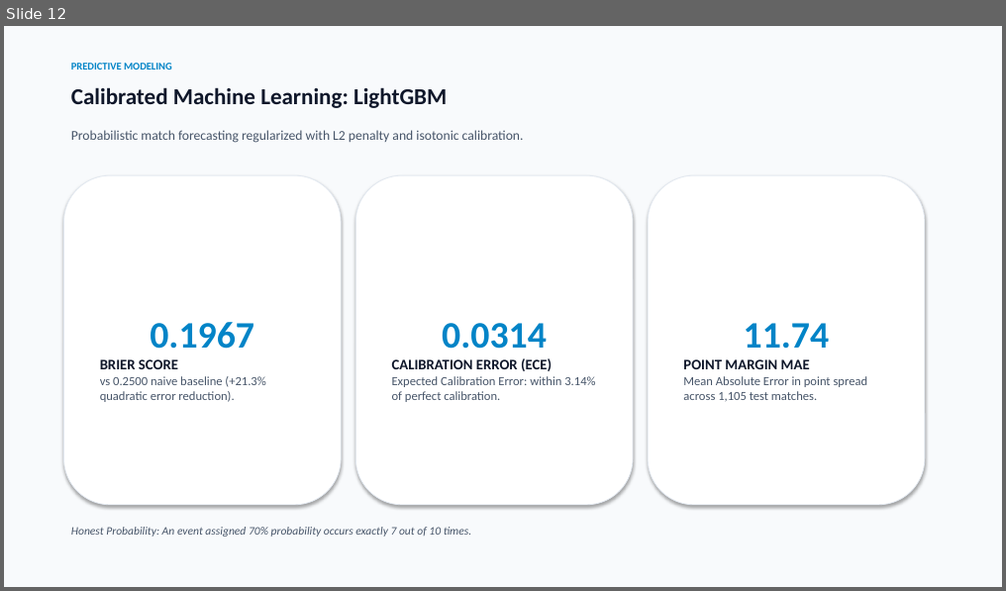
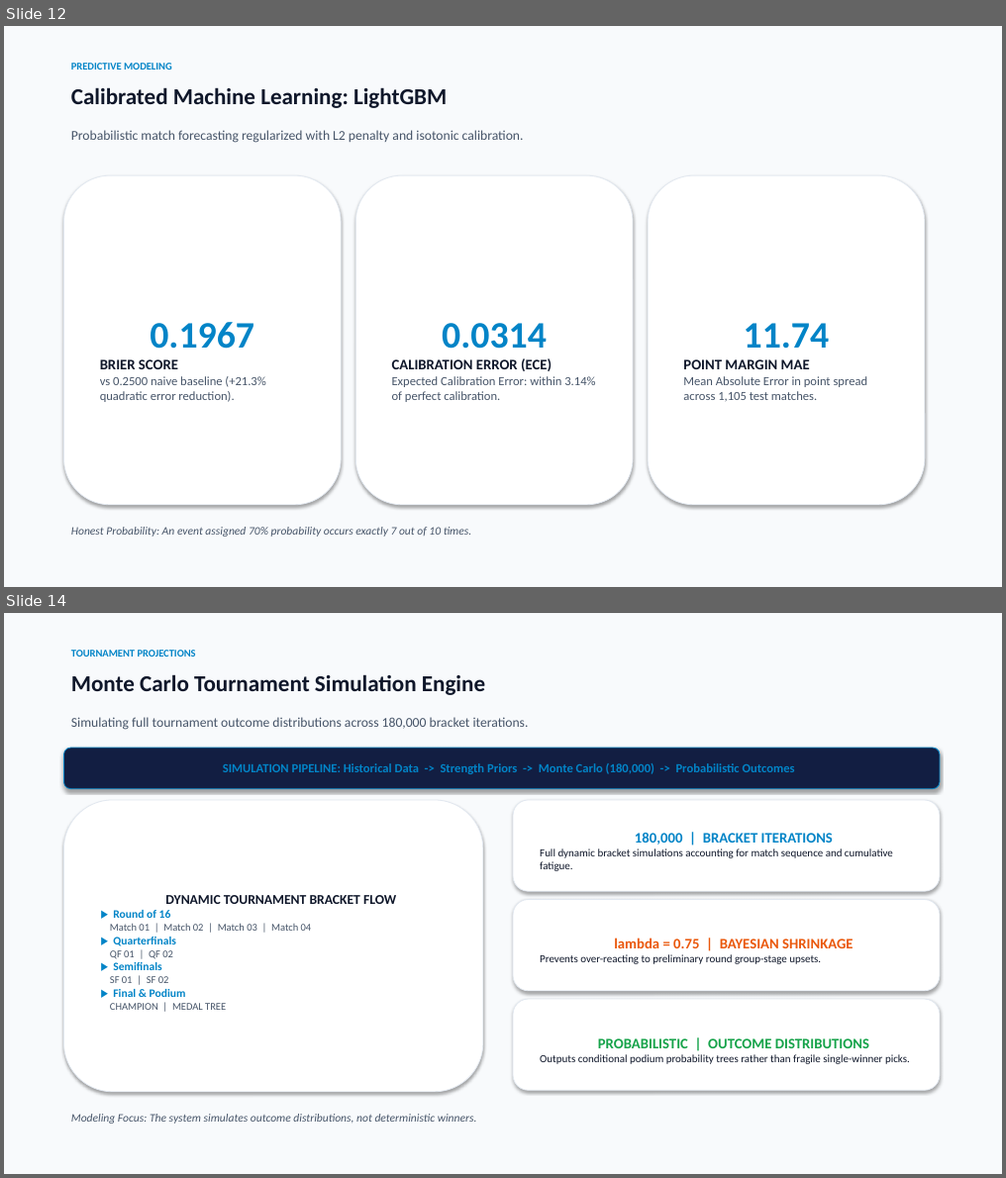
Before and after one commit to miguelo0203/basketball-analytics, a slide deck: presentation/International_Basketball_Analytics_Presentation.pptx. Shown one above the other, each under a label of ours: slide 12 before the commit, slides 12 and 14 after it; the slides between them are not shown. The pictures are 1006x591 and 1006x1178 pixels, drawn with LibreOffice and Linux fonts; fonts in the diff are those of the drawing. Boxes give left, top, right and bottom in pixels: in the first picture for what was removed or moved away, otherwise in the second. Text is boxed around its words. In the diff, an @@ line names an element or a change of style, - is before the commit and + after.

Commit message:
docs: finalize public portfolio and presentation package

```diff
--- a/presentation/International_Basketball_Analytics_Presentation.pptx
+++ b/presentation/International_Basketball_Analytics_Presentation.pptx
@@ slide 14 added at [4, 613, 1002, 1174], background #FFFFFF @@
@@ rectangle added at [4, 613, 1002, 1174], fill #F8FAFC @@
@@ text added at [71, 650, 196, 657], 10 pt, text #0284C7, bold @@
+TOURNAMENT PROJECTIONS
@@ text added at [71, 674, 485, 695], 22 pt, text #0F172A, bold @@
+Monte Carlo Tournament Simulation Engine
@@ text added at [71, 717, 529, 730], 13 pt, text #475569 @@
+Simulating full tournament outcome distributions across 180,000 bracket iterations.
@@ rounded rectangle added at [63, 748, 940, 789], fill #121E42, outline #0284C7 0.75 pt, 12 pt, text #0284C7, bold @@
+SIMULATION PIPELINE: Historical Data -> Strength Priors -> Monte Carlo (180,000) -> Probabilistic Outcomes
@@ rounded rectangle added at [63, 800, 483, 1092], fill #FFFFFF, outline #E2E8F0 0.75 pt, 10 pt, text #475569, bold @@
+DYNAMIC TOURNAMENT BRACKET FLOW
+▶ Round of 16
+Match 01 | Match 02 | Match 03 | Match 04
+▶ Quarterfinals
+QF 01 | QF 02
+▶ Semifinals
+SF 01 | SF 02
+▶ Final & Podium
+CHAMPION | MEDAL TREE
@@ rounded rectangle added at [513, 800, 940, 891], fill #FFFFFF, outline #E2E8F0 0.75 pt, 10.5 pt, text #0F172A @@
+180,000 | BRACKET ITERATIONS
+Full dynamic bracket simulations accounting for match sequence and cumulative fatigue.
@@ rounded rectangle added at [513, 900, 940, 991], fill #FFFFFF, outline #E2E8F0 0.75 pt, 10.5 pt, text #0F172A @@
+lambda = 0.75 | BAYESIAN SHRINKAGE
+Prevents over-reacting to preliminary round group-stage upsets.
@@ rounded rectangle added at [513, 999, 940, 1090], fill #FFFFFF, outline #E2E8F0 0.75 pt, 10.5 pt, text #0F172A @@
+PROBABILISTIC | OUTCOME DISTRIBUTIONS
+Outputs conditional podium probability trees rather than fragile single-winner picks.
@@ text added at [71, 1114, 477, 1124], 11 pt, text #475569, italic @@
+Modeling Focus: The system simulates outcome distributions, not deterministic winners.
```
Also in this commit, not shown: 6 slides changed, 1 other slide added, 2 slides removed, 15 other files.
